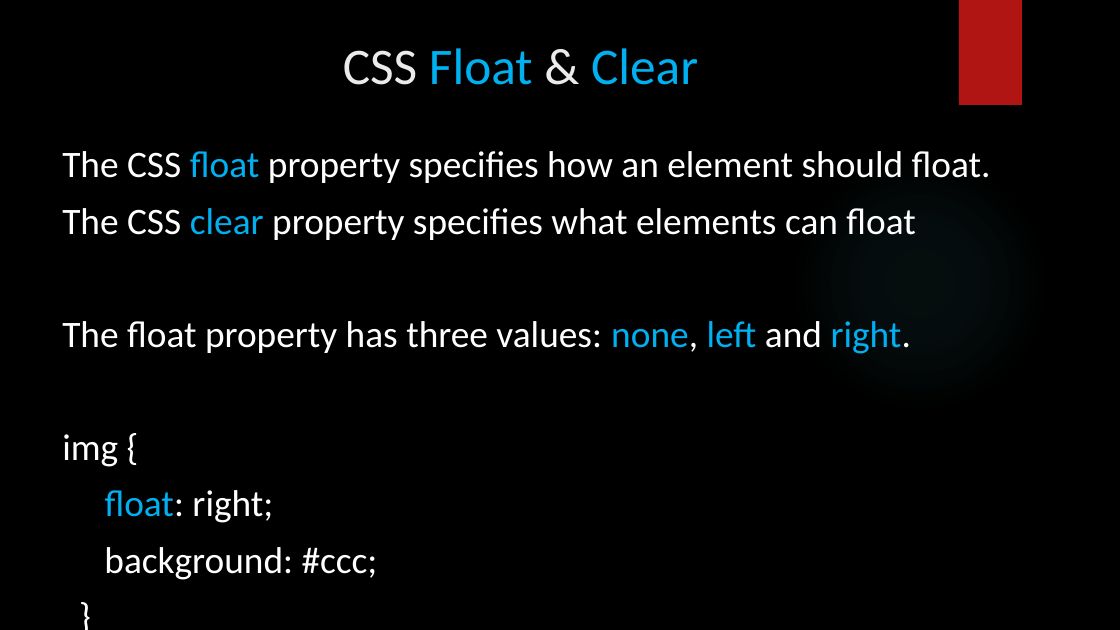
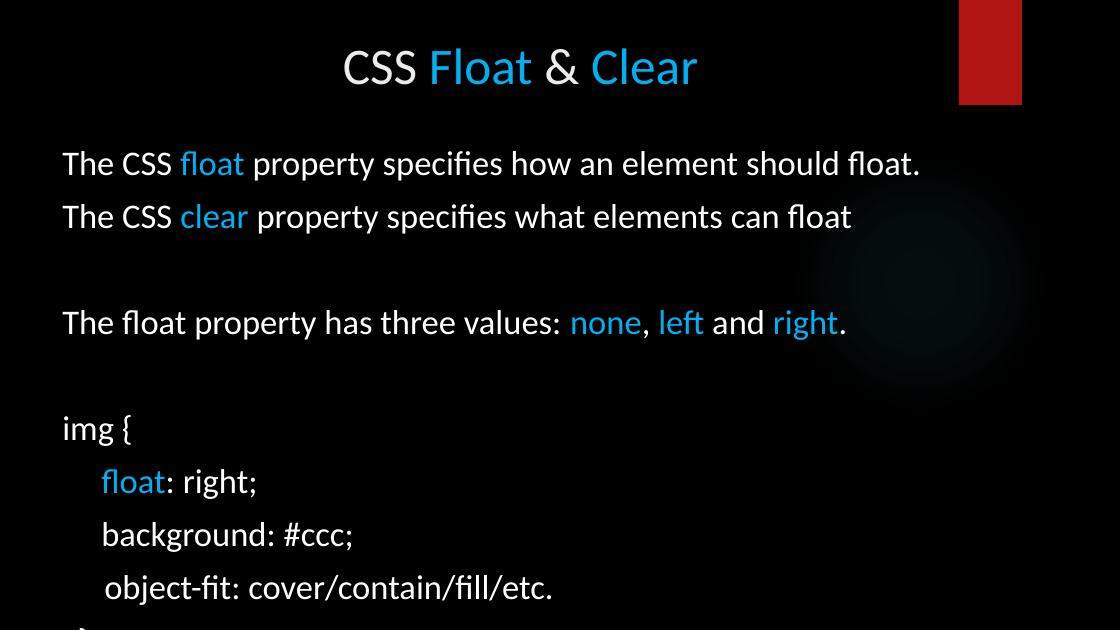
Before and after one commit to BachAmadou/code-lectures, a slide deck: slide 22 of CSS/Style.pptx. Drawn at 1120x630 pixels with LibreOffice and Linux fonts; fonts in the diff are those of the drawing; background and template pictures are left out. Boxes give left, top, right and bottom in pixels: in the first picture for what was removed or moved away, otherwise in the second. Text is boxed around its words. In the diff, an @@ line names an element or a change of style, - is before the commit and + after.

```diff
--- a/CSS/Style.pptx
+++ b/CSS/Style.pptx
@@ text at (x1=62, y1=151, x2=921, y2=552): size 32 to 29.6 pt in "The CSS float property specifies how an ...", "The CSS clear property specifies what elements ...", "The float property has three values: none, ...", "img {" and 3 more places @@
@@ text at (x1=104, y1=575, x2=553, y2=605): paragraph added @@
+object-fit: cover/contain/fill/etc.
```
Also in this commit, not shown: 42 other files.
